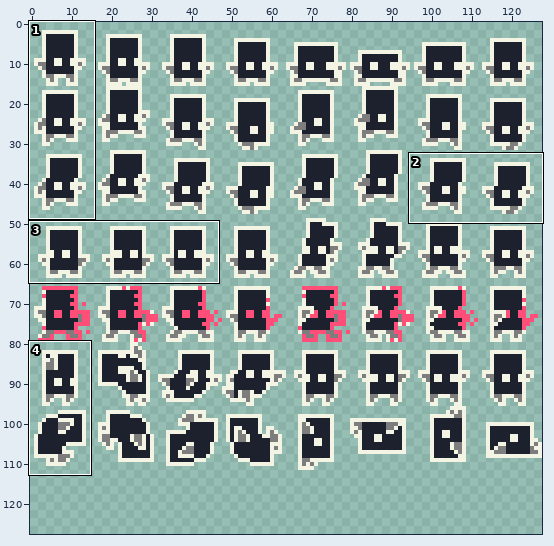
One commit to this sprite sheet: source/assets/textures/player.png. Above: a wide view before the commit, with the close-up outlined.
Close-up. First the earlier version:
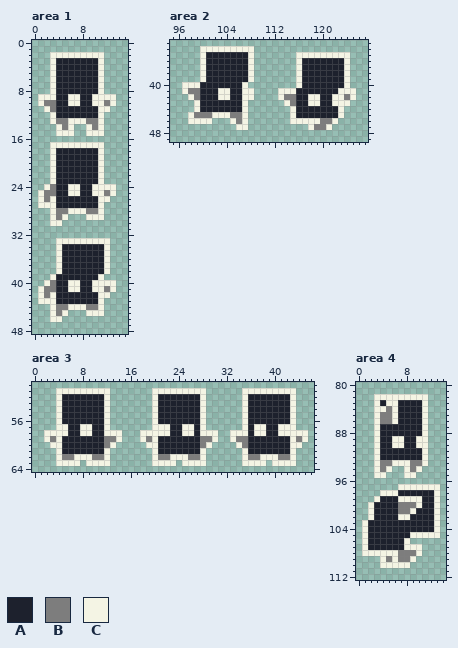
The file is 128x128 pixels. Shown: area 1: x 0..15, y 0..48; area 2: x 95..127, y 33..49; area 3: x 0..46, y 50..64; area 4: x 0..14, y 80..112. The commit also changed other parts of the picture, which this record leaves out.
Palette (. is transparent): A #1d212d  B #7d7d7d  C #f4f4e4
Pixels before, area 1, first column x 1:
 2 ..CCCCCCCCC..
 3 ..CAAAAAAAC..
 4 ..CAAAAAAAC..
 5 ..CAAAAAAAC..
 6 ..CAAAAAAAC..
 7 ..CAAAAAAAC..
 8 ..CAAAAAAAC..
 9 CCCAACCAACCCC
10 CBBAACCAACCBC
11 .CBAAAAAAACC.
12 ..CAAAAAAAC..
13 ..CBBCCCBBC..
14 ...CBC..CBC..
15 ...CCC..CCC..
16 .............
17 ..CCCCCCCCC..
18 ..CAAAAAAAC..
19 ..CAAAAAAAC..
20 ..CAAAAAAAC..
21 ..CAAAAAAAC..
22 ..CAAAAAAAC..
23 ..CAAAAAAAC..
24 .CBAACCAACCCC
25 CBBAACCAACCBC
26 CBCAAAAAAACC.
27 CCCAAAAAAAC..
28 ..CBBCCCBBC..
29 ..CBC...CCC..
30 ..CC.........
31 .............
32 .............
33 ...CCCCCCCCC.
34 ...CAAAAAAAC.
35 ...CAAAAAAAC.
36 ...CAAAAAAAC.
37 ...CAAAAAAAC.
38 ...CAAAAAAAC.
39 ..CAAAAAAAC..
40 .CBAACCAACCCC
41 CBBAACCAACCBC
42 CBCAAAAAAACC.
43 CCCAAAAAAAC..
44 ..CBBCCCBBC..
45 ..CBC...CCC..
46 ..CC.........
Pixels before, area 2, first column x 97:
34 ...CCCCCCCCC.................
35 ...CAAAAAAAC.......CCCCCCCCC.
36 ...CAAAAAAAC.......CAAAAAAAC.
37 ...CAAAAAAAC.......CAAAAAAAC.
38 ...CAAAAAAAC.......CAAAAAAAC.
39 ...CAAAAAAAC.......CAAAAAAAC.
40 CCCAAAAAAAC........CAAAAAAAC.
41 CBBAAACCAACC....CCCAAAAAAACCC
42 .CBAAACCAACC....CBBAACCAACCBC
43 ..CAAAAAAAC......CBAACCAACCC.
44 ..CAAAAAAAC.......CAAAAAAAC..
45 .CBBBCCCBBC.......CAAAAAAAC..
46 .CCCC...CBC.......CCCCCBBC...
47 .........CC..........CBBC....
Pixels before, area 3, first column x 2:
51 ..CCCCCCCCC.......CCCCCCCCC......CCCCCCCCC..
52 ..CAAAAAAAC.......CAAAAAAAC......CAAAAAAAC..
53 ..CAAAAAAAC.......CAAAAAAAC......CAAAAAAAC..
54 ..CAAAAAAAC.......CAAAAAAAC......CAAAAAAAC..
55 ..CAAAAAAAC.......CAAAAAAAC......CAAAAAAAC..
56 ..CAAAAAAAC.......CAAAAAAAC......CAAAAAAAC..
57 ..CCAACCAAC.......CCCAACCAC......CACCAACCC..
58 CCCCAACCAACCC...CCCCCAACCACCC..CCCACCAACCCCC
59 CBCAAAAAAABBC...CBCAAAAAAABBC..CBBAAAAAAACBC
60 .CCAAAAAAABC.....CCAAAAAAABC....CBAAAAAAACC.
61 ..CAAAAAAAC.......CAAAAAAAC......CAAAAAAAC..
62 ..CBBCCCBBC.......CBBCCCBBC......CBBCCCBBC..
63 ..CCCC.CCCC.......CCCC.CCCC......CCCC.CCCC..
Pixels before, area 4, first column x 1:
 82 ..CCCCCCCCC..
 83 ..CACCAAAAC..
 84 ..CCBCAAAAC..
 85 ..CBBCAAAAC..
 86 ..CBBCAAAAC..
 87 ..CAAAAAAAC..
 88 ..CAAAAAAAC..
 89 ..CAACCAACC..
 90 ..CAACCAACC..
 91 ..CAAAAAAAC..
 92 ..CAAAAAAAC..
 93 ..CBBCCCBBC..
 94 ..CBC..CBC...
 95 ..CC...CC....
 96 .............
 97 ......CCCCCCC
 98 ...CCCAAAAAAC
 99 ..CAAACCCCAAC
100 .CAAAABBBCAAC
101 .CAAAABBCAAAC
102 .CAAAACCAAAAC
103 CAAAAAAAAAAAC
104 CAAAAAAAAAAAC
105 CAAAAAAACCCCC
106 CAAAAAAC.....
107 CAAAAAACCC...
108 CCCCCCBBBC...
109 ...CBCBBC....
110 ...CCCCC.....
The same view after the edit:
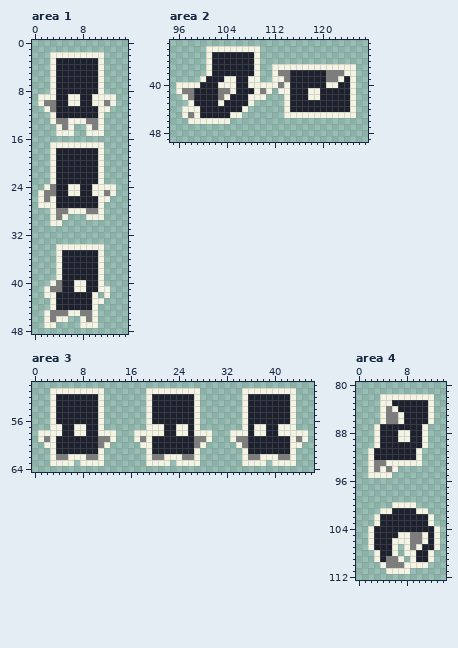
The edit:
Changed rows in their new state; - is an unchanged pixel.
Area 1:
first column x 1:
33 ---.........-
34 ----CCCCCCC.-
35 ----------C.-
36 ----------C.-
37 ----------C.-
38 ----------C.-
39 --.C---------
40 -.CB-A-C-A-..
41 .C-B-A-C-A-C.
42 .C-------C.--
43 ..-------C---
44 ---AAAAAAC.--
45 -CB-BCCBB-.--
46 -CB-C--CBC---
47 -CC----CCC---
Area 2:
first column x 96:
34 ----.--------C----------------
35 ----.C------AC------.........-
36 ----.C------AC------.........-
37 ----.C------AC--CCCC-CCCCCCC-C
38 ----.C------AC--CBBAA----BBB-C
39 --------CC---C--CCBAA----BBCAC
40 C------CCC-ACCCCCBCAA----CC-AC
41 CB-A---BBC-AACBC---A--CC---AA-
42 -CBA---B---A-CC--.CA------AAA-
43 --CA---C---AC------A--AA--AAAC
44 -CC---------------CA-------AAC
45 -CBCAAAAACC.------C-CCCCCCC-CC
46 ------CCC...-------........---
47 ----------..----------....----
Area 3:
first column x 1:
51 --C--------.------C--------.--
52 --CA------C.------CA------C.--
53 --CA------C.------CA------C.--
54 --CA------C.------CA------C.--
55 --CA------C.------CA------C.--
56 --CA------C.------CA------C.--
57 --C-A-C-A-C.------C--A-C-AC.--
58 C---A-C-A-C--.--C----A-C-AC--.
59 CBCA------B-C.--CBCA------B-C.
60 -C-A------BC.----C-A------BC.-
61 --CA------C.------CA------C.--
62 --CB-C--B-C.------CB-C--B-C.--
63 --C---.C---.------C---.C---.--
Area 4:
first column x 1:
 82 --.--------C-
 83 --.C-A----AC-
 84 --.-------AC-
 85 --.C-BC---AC-
 86 --.C-BC---AC-
 88 ------CC-----
 89 -----A-C-A---
 90 -----AA--A---
 91 -CA------C.--
 92 -CA------C.--
 93 -CB-C---CC.--
 94 -CBCBC-...---
 95 -C--C--..----
 97 ------.......
 98 ---..........
 99 --...........
100 -....CCCC....
101 -..CC-AAACC..
102 -.C---AA---C.
103 ..C--------C.
104 .C-----------
105 .C----CCBB-A-
106 .C---CC-BBCAC
107 .C---C.-B-AAC
108 ..-AA-.CCAAC-
109 --CA-BC.-AAC-
110 ----BBB-CCC--
111 ----CCCC-----
Where, in picture pixels (left, top, right, bottom), the same in both close-ups:
changed: (38, 238, 116, 328)
changed: (176, 46, 356, 130)
changed: (38, 388, 218, 466)
changed: (362, 394, 440, 574)
